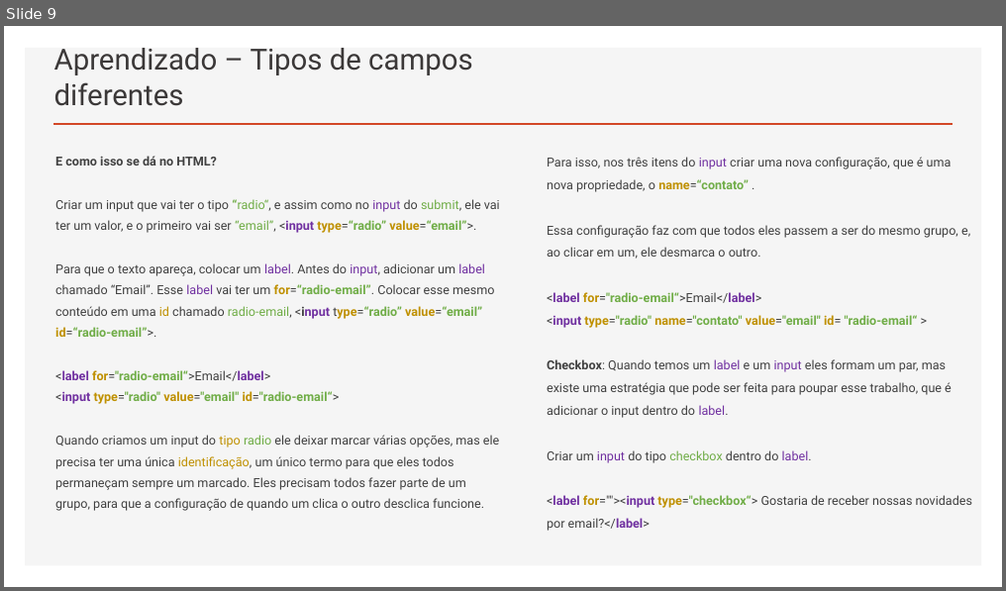
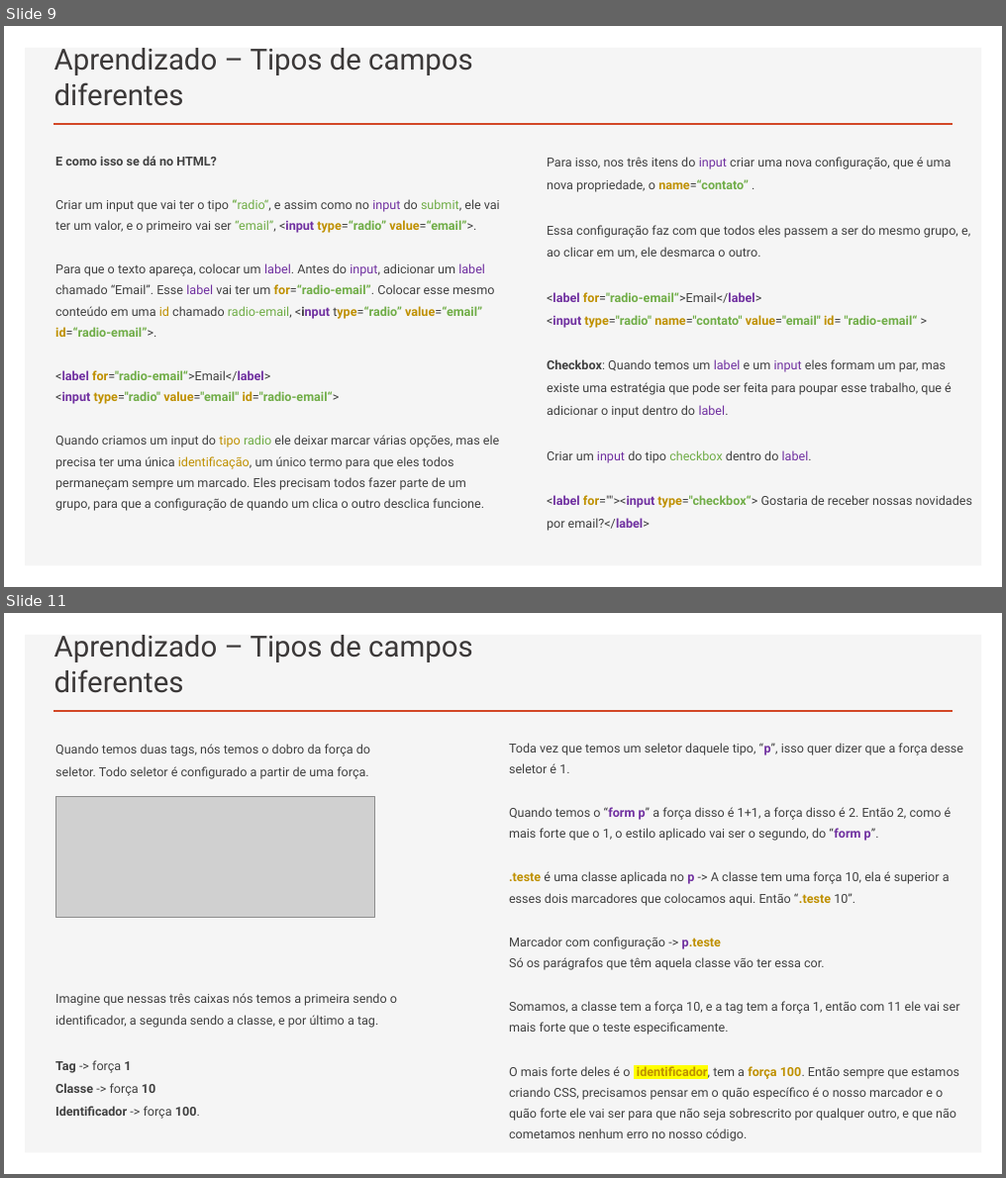
Before and after one commit to RaizaCirne/app-flex, a slide deck: Trilhas/[Iniciante em Programação T5 - ONE]/Material/05.HTML5_e_CSS3-parte_3.pptx. Shown one above the other, each under a label of ours: slide 9 before the commit, slides 9 and 11 after it; the slides between them are not shown. The pictures are 1006x591 and 1006x1178 pixels, drawn with LibreOffice and Linux fonts; fonts in the diff are those of the drawing; grey boxes stand for pictures. Boxes give left, top, right and bottom in pixels: in the first picture for what was removed or moved away, otherwise in the second. Text is boxed around its words. In the diff, an @@ line names an element or a change of style, - is before the commit and + after.

```diff
--- a/Trilhas/[Iniciante em Programação T5 - ONE]/Material/05.HTML5_e_CSS3-parte_3.pptx
+++ b/Trilhas/[Iniciante em Programação T5 - ONE]/Material/05.HTML5_e_CSS3-parte_3.pptx
@@ slide 11 added at (x1=4, y1=613, x2=1002, y2=1174), background #FFFFFF; not listed: 2 template elements that a slide beside it also shows @@
@@ title added at (x1=54, y1=635, x2=473, y2=693), 28 pt, text #3B3838 @@
+Aprendizado – Tipos de campos diferentes
@@ text added at (x1=55, y1=744, x2=397, y2=1119), 12 pt, text #404040 @@
+Quando temos duas tags, nós temos o dobro da força do seletor. Todo seletor é configurado a partir de uma força.
+Imagine que nessas três caixas nós temos a primeira sendo o identificador, a segunda sendo a classe, e por último a tag.
+Tag -> força 1
+Classe -> força 10
+Identificador -> força 100.
@@ text added at (x1=509, y1=743, x2=963, y2=1142), 12 pt, text #404040 @@
+Toda vez que temos um seletor daquele tipo, “p”, isso quer dizer que a força desse seletor é 1.
+Quando temos o “form p” a força disso é 1+1, a força disso é 2. Então 2, como é mais forte que o 1, o estilo aplicado vai ser o segundo, do “form p”.
+.teste é uma classe aplicada no p -> A classe tem uma força 10, ela é superior a esses dois marcadores que colocamos aqui. Então “.teste 10”.
+Marcador com configuração -> p.teste
+Só os parágrafos que têm aquela classe vão ter essa cor.
+Somamos, a classe tem a força 10, e a tag tem a força 1, então com 11 ele vai ser mais forte que o teste especificamente.
+O mais forte deles é o identificador, tem a força 100. Então sempre que estamos criando CSS, precisamos pensar em o quão específico é o nosso marcador e o quão forte ele vai ser para que não seja sobrescrito por qualquer outro, e que não cometamos nenhum erro no nosso código.
@@ picture added at (x1=56, y1=796, x2=375, y2=917) @@
```
Also in this commit, not shown: 1 slide changed, 2 other slides added, 1 slide removed.
